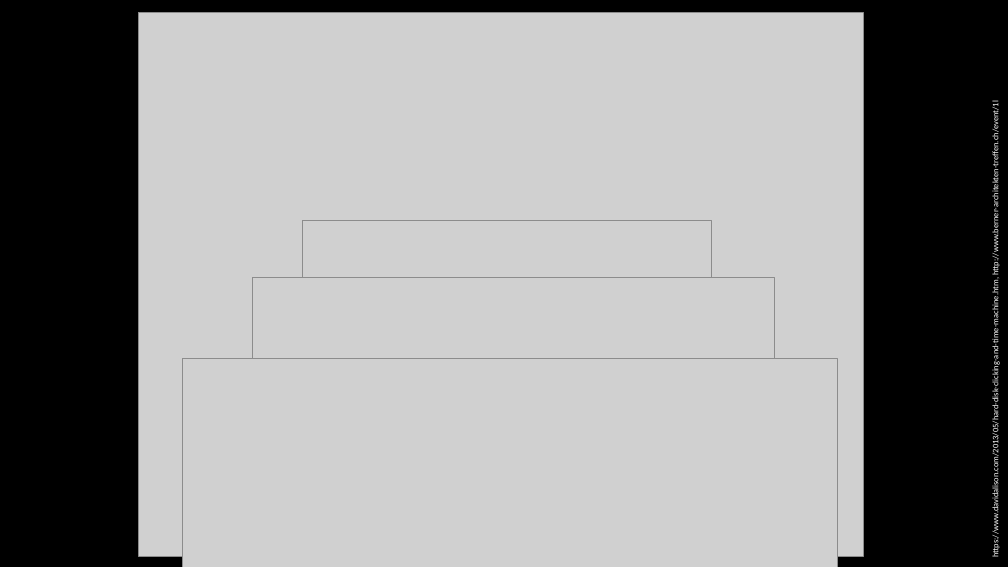
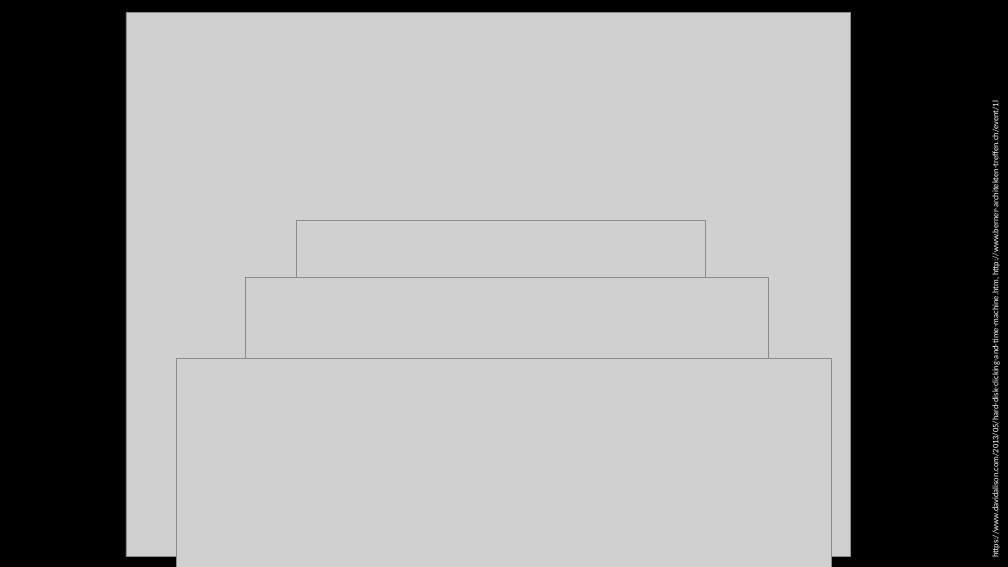
Before and after one commit to simoneggler/bat42, a slide deck: slide 2 of presentation-scion-workbench-bat42.pptx. Drawn at 1008x567 pixels with LibreOffice and Linux fonts; fonts in the diff are those of the drawing; grey boxes stand for pictures; background and template pictures are left out. Boxes give left, top, right and bottom in pixels: in the first picture for what was removed or moved away, otherwise in the second. Text is boxed around its words. In the diff, an @@ line names an element or a change of style, - is before the commit and + after.

```diff
--- a/presentation-scion-workbench-bat42.pptx
+++ b/presentation-scion-workbench-bat42.pptx
@@ picture: place and size @@
-picture at [138,13,863,557]
+picture at [126,13,851,557]
@@ 3 pictures: place and size @@
-3 pictures at [183,221,839,567]
+3 pictures at [176,221,832,567]
```
Also in this commit, not shown: 2 other slides changed, 5 slides added.
